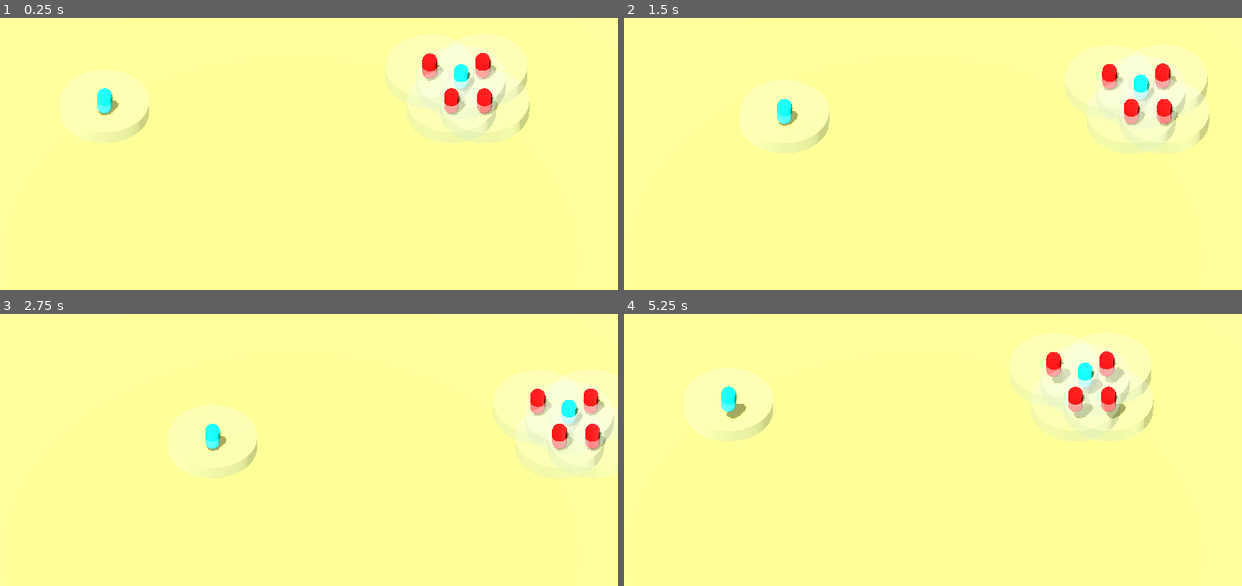
Above: before the commit, frames 1-4 (two rows, left to right).
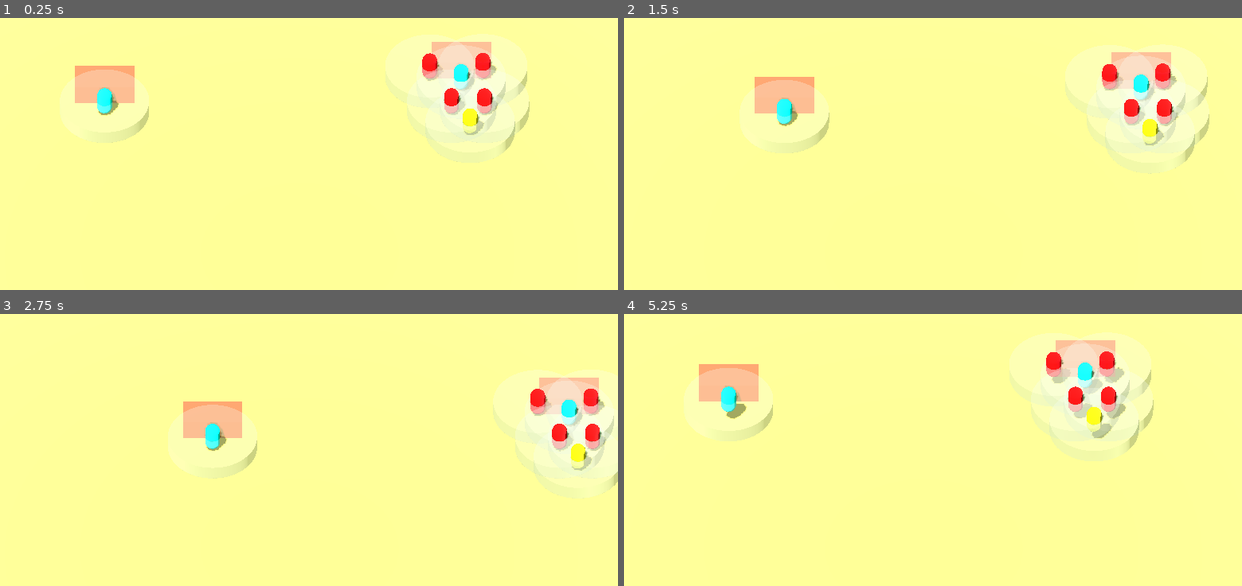
Above: after the commit, the same moments.

Repository: Rachel-Sherrick/TowerDefense
Game: Godot game, scene res://main.tscn
The game is run twice, just before and just after one commit, with the same random seed, the same clock (stepped at 60 frames per second) and the same inputs.
Inputs (mouse positions are in pixels of both pictures, inside the frame that each line leads up to):
- Up to frame 1 (0.25 s): no input
- Up to frame 2 (1.5 s): tap Enter (ui_accept) at 0.5, 0.77 s; move the mouse to (1062, 94) at 0.52 s; hold Right (ui_right) 0.53-1.28 s; click (1062, 94) at 0.67 s; move the mouse to (797, 129) at 1.27 s; hold Down (ui_down) from 1.28 s (still down)
- Up to frame 3 (2.75 s): tap Enter (ui_accept) at 1.52 s; move the mouse to (364, 327) at 2.02 s; release Down (ui_down) at 2.03 s; hold Right (ui_right) from 2.03 s (still down)
- Up to frame 4 (5.25 s): move the mouse to (889, 479) at 2.77 s; release Right (ui_right) at 2.78 s; hold Up (ui_up) 2.78-3.53 s; click (889, 479) at 2.92 s; tap Enter (ui_accept) at 3.02, 3.77, 4.52 s; move the mouse to (1112, 460) at 3.52 s; hold Left (ui_left) 3.53-5.03 s; move the mouse to (735, 354) at 4.27 s; move the mouse to (957, 406) at 5.02 s; hold Down (ui_down) from 5.03 s (still down); click (957, 406) at 5.17 s

The runs differ from the first frame. In frame 1, 2.7% of the frame differs, in the area x 12-84%, y 8-53%; in frame 2, 2.7%; in frame 3, 2.6%; in frame 4, 2.9%, in the area x 12-84%, y 9-51%.

Commit message:
Refining swing
switched code to warrior script, added health setter and getter

Diff:
--- a/main.tscn
+++ b/main.tscn
@@ -1,6 +1,7 @@
 [gd_scene format=3 uid="uid://cmjnhkpnq3l66"]
 
 [ext_resource type="PackedScene" uid="uid://doxjo2c5tjq6e" path="res://enemy.tscn" id="2_0xm2m"]
+[ext_resource type="PackedScene" uid="uid://tu18fp20hsnf" path="res://towers/warrior.tscn" id="3_1bvp3"]
 [ext_resource type="PackedScene" uid="uid://bmslpuj4gik5" path="res://tower.tscn" id="3_h2yge"]
 
 [sub_resource type="StandardMaterial3D" id="StandardMaterial3D_0xm2m"]
@@ -73,3 +74,6 @@
 
 [node name="Character4" parent="." unique_id=830281426 instance=ExtResource("2_0xm2m")]
 transform = Transform3D(1, 0, 0, 0, 1, 0, 0, 0, 1, 12.465977, 0, -3.3592243)
+
+[node name="Warrior" parent="." unique_id=328875560 instance=ExtResource("3_1bvp3")]
+transform = Transform3D(1, 0, 0, 0, 1, 0, 0, 0, 1, 11.618313, 0, 1.9047973)
--- a/scripts/Classes/character.gd
+++ b/scripts/Classes/character.gd
@@ -36,7 +36,7 @@
 ## Veloicty for when / if the chracter jumps
 @export var jump_velocity = 4.5
 ## Health for when the character gets attacked
-@export var health = 1
+@export var health = 5
 ## Range multiplier for the character's range
 ## Only set range through RangeDetection's set_range
 @export var range_detection = 1
@@ -59,6 +59,16 @@
 		phys_framecount = 1
 		return false
 	phys_framecount = new_count
+	return true
+
+func get_health() -> int:
+	return health
+
+func set_health(health_lost: int) -> bool:
+	if health <= 0:
+		#isDead bool variable?
+		return false
+	health = health - health_lost
 	return true
 
 func get_target_type() -> int:
--- a/scripts/Classes/enemy.gd
+++ b/scripts/Classes/enemy.gd
@@ -1,5 +1,8 @@
 extends Character
 class_name Enemy
+
+func _ready() -> void:
+	pass
 
 func _physics_process(delta: float) -> void:
 	super(delta)
--- a/scripts/Classes/tower.gd
+++ b/scripts/Classes/tower.gd
@@ -4,69 +4,18 @@
 ## @onready var ray_cast_3d: RayCast3D = $RayCast3D
 ## var enemy : Character = null
 var time_elapsed : float = 0.0
-#warrior swing cooldown in seconds
-var swing_cooldown : float = 3.0
-#is the cooldown over
-var swing_ready : bool = false
 
-#show/hide mesh
-@onready var hurt_box: Area3D = $HurtBox
-
-func _ready() -> void:
-	#on load the hurt box is not visible. the nesh instance is just a visible
-	#confirmation the swing happens without an animation.
-	hurt_box.visible = false
-
-func _process(delta: float) -> void:
-	time_elapsed += delta
-	#print(time_elapsed)
-	#if cooldown is over hurt box is visible again and attack is ready
-	if time_elapsed >= 3.0:
-		print("attack ready")
-		swing_ready = true
-		hurt_box.visible = true
-		time_elapsed = 0.0
-	#if the swing is ready and there's collision objects in hurt box
-	if swing_ready == true && hurt_box.has_overlapping_bodies():
-		var enemy_body = hurt_box.get_overlapping_bodies()
-		warrior_swing(enemy_body)
-		reset_cooldown()
-		#show_hurt_box(time_elapsed)
-
+#func _process(delta: float) -> void:
+	#time_elapsed += delta
 
 func _physics_process(delta: float) -> void:
 	super(delta)
-
+#
 func _on_range_detection_body_exited(body: Node3D) -> void:
 	super(body)
-
-func _on_range_body_entered(body: Node3D) -> void:
-	#super(body)
-	if swing_ready == true:
-		warrior_swing(body)
-
-#dealing warrior sword swing damage to enemies
-func warrior_swing(enemy) -> void:
-	print("attacked ", enemy)
-	#getter/setter for health
-	#enemy.health -= 1
-	#print("enemy health: ", enemy.health)
-
-#reset timer and swing ready and make hurt box invisible on cooldown
-func reset_cooldown() -> void:
-	time_elapsed = 0.0
-	swing_ready = false
-	#hurt box invisible on cooldown
-	hurt_box.visible = false
-	print("attack on cooldown")
-
-#show hurt box for 1 second when the warrior swings as stand in for animation
-#this function stops the infinite prints for some reason.
-func show_hurt_box(current_time: float) -> void:
-	var box_time = current_time
-	while (current_time - box_time) < 1.0:
-		hurt_box.visible = true
-	hurt_box.visible = false
+#
+#func _on_range_body_entered(body: Node3D) -> void:
+	##super(body)
 
 #func deal_damage(enemy):
 #	if time_elapsed >= 1.0:
--- a/towers/warrior.gd
+++ b/towers/warrior.gd
@@ -1,5 +1,65 @@
 extends Tower
 class_name Warrior
 
+@onready var hurt_box_mesh: MeshInstance3D = $HurtBox/HurtBoxMesh
+@onready var hurt_box: Area3D = $HurtBox
+
+#warrior swing cooldown in seconds
+var swing_cooldown : float = 3.0
+#is the cooldown over
+var swing_ready : bool = false
+
+func _ready() -> void:
+	#on load the hurt box is not visible. the mesh instance is just a visible
+	#confirmation the swing happens without an animation.
+	hurt_box_mesh.hide()
+
+func _process(delta: float) -> void:
+	time_elapsed += delta
+	#print(time_elapsed)
+	#if cooldown is over hurt box is visible again and attack is ready
+	if time_elapsed >= 3.0:
+		print("attack ready")
+		swing_ready = true
+		hurt_box_mesh.show()
+		time_elapsed = 0.0
+	#if the swing is ready and there's collision objects in hurt box
+	if swing_ready == true && hurt_box.has_overlapping_bodies():
+		var enemy_body = hurt_box.get_overlapping_bodies()
+		warrior_swing(enemy_body)
+		reset_cooldown()
+		#show_hurt_box(time_elapsed)
+
+
 func _physics_process(delta: float) -> void:
 	super(delta)
+
+func _on_range_detection_body_exited(body: Node3D) -> void:
+	super(body)
+
+func _on_range_body_entered(body: Node3D) -> void:
+	#super(body)
+	if swing_ready == true:
+		warrior_swing(body)
+
+#dealing warrior sword swing damage to enemies
+func warrior_swing(enemy) -> void:
+	print("attacked ", enemy)
+	set_health(1)
+	print("enemy health: ", get_health())
+
+#reset timer and swing ready and make hurt box invisible on cooldown
+func reset_cooldown() -> void:
+	time_elapsed = 0.0
+	swing_ready = false
+	#hurt box invisible on cooldown
+	hurt_box.visible = false
+	print("attack on cooldown")
+
+#show hurt box for 1 second when the warrior swings as stand in for animation
+#this function stops the infinite prints for some reason.
+func show_hurt_box(current_time: float) -> void:
+	var box_time = current_time
+	while (current_time - box_time) < 1.0:
+		hurt_box.visible = true
+	hurt_box.visible = false
--- a/towers/warrior.tscn
+++ b/towers/warrior.tscn
@@ -2,12 +2,18 @@
 
 [ext_resource type="PackedScene" uid="uid://bmslpuj4gik5" path="res://tower.tscn" id="1_yvydg"]
 [ext_resource type="Script" uid="uid://cwgafh5f6iy56" path="res://towers/warrior.gd" id="2_ctqbo"]
+
+[sub_resource type="StandardMaterial3D" id="StandardMaterial3D_yvydg"]
+albedo_color = Color(1, 0.80784315, 0, 1)
 
 [sub_resource type="CapsuleShape3D" id="CapsuleShape3D_k1sas"]
 
 [node name="Warrior" unique_id=254305490 instance=ExtResource("1_yvydg")]
 script = ExtResource("2_ctqbo")
 
+[node name="Body" parent="." index="0" unique_id=447693479]
+surface_material_override/0 = SubResource("StandardMaterial3D_yvydg")
+
 [node name="CharacterCollision" parent="." index="1" unique_id=492885942]
 shape = SubResource("CapsuleShape3D_k1sas")
 
